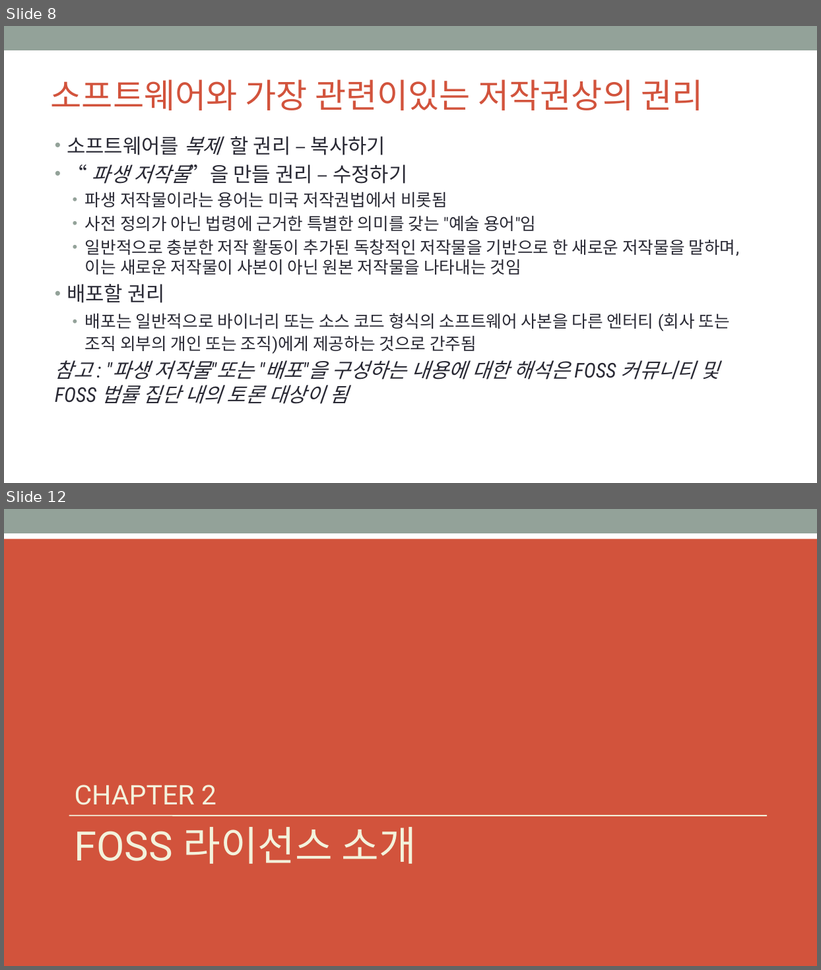
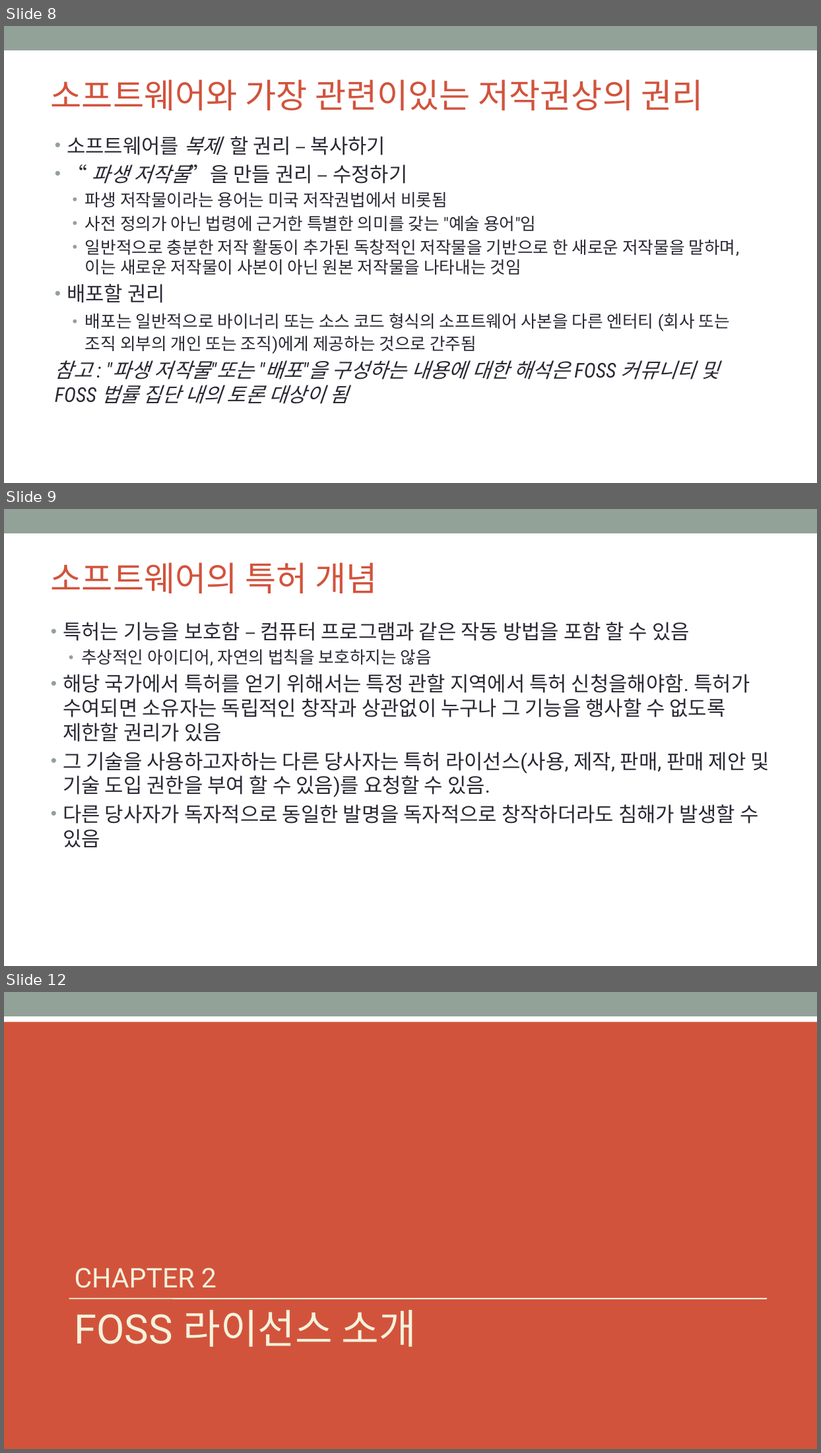
Before and after one commit to OpenChain-KWG/Curriculum-Translation-KR, a slide deck: target/slides/openchain-curriculum-for-1-1.pptx. Shown one above the other, each under a label of ours: slides 8 and 12 before the commit, slides 8, 9 and 12 after it; the slides between them are not shown. The pictures are 821x970 and 821x1453 pixels, drawn with LibreOffice and Linux fonts; fonts in the diff are those of the drawing; background and template pictures are left out. Boxes give left, top, right and bottom in pixels: in the first picture for what was removed or moved away, otherwise in the second. Text is boxed around its words. In the diff, an @@ line names an element or a change of style, - is before the commit and + after.

```diff
--- a/target/slides/openchain-curriculum-for-1-1.pptx
+++ b/target/slides/openchain-curriculum-for-1-1.pptx
@@ slide 9 added at (4, 509, 817, 966), background #FFFFFF; not listed: 1 template element that a slide beside it also shows @@
@@ title added at (51, 562, 377, 593), 40 pt, text #D2533C @@
+소프트웨어의 특허 개념
@@ text added at (63, 622, 769, 848), 24 pt, text #292934 @@
+• 특허는 기능을 보호함 – 컴퓨터 프로그램과 같은 작동 방법을 포함 할 수 있음
+  • 추상적인 아이디어, 자연의 법칙을 보호하지는 않음
+• 해당 국가에서 특허를 얻기 위해서는 특정 관할 지역에서 특허 신청을해야함. 특허가 수여되면 소유자는 독립적인 창작과 상관없이 누구나 그 기능을 행사할 수 없도록 제한할 권리가 있음
+• 그 기술을 사용하고자하는 다른 당사자는 특허 라이선스(사용, 제작, 판매, 판매 제안 및 기술 도입 권한을 부여 할 수 있음)를 요청할 수 있음.
+• 다른 당사자가 독자적으로 동일한 발명을 독자적으로 창작하더라도 침해가 발생할 수 있음
```
Also in this commit, not shown: 7 slides changed, 2 other slides added, 3 slides removed, 7 other files.
